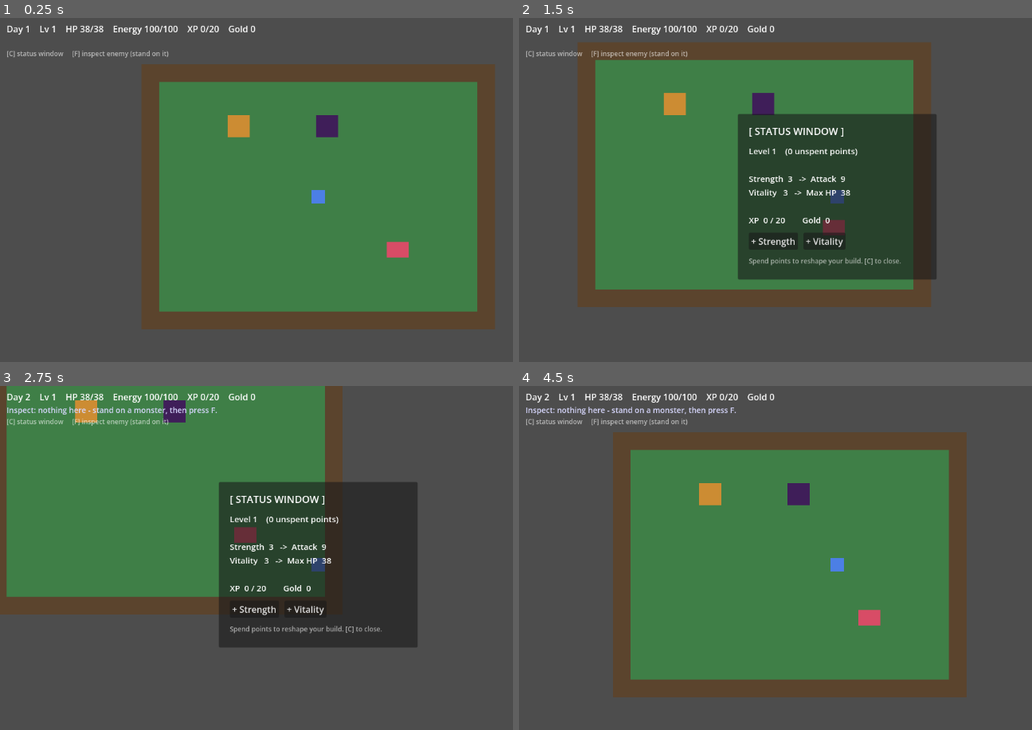
Above: before the commit, frames 1-4 (two rows, left to right).
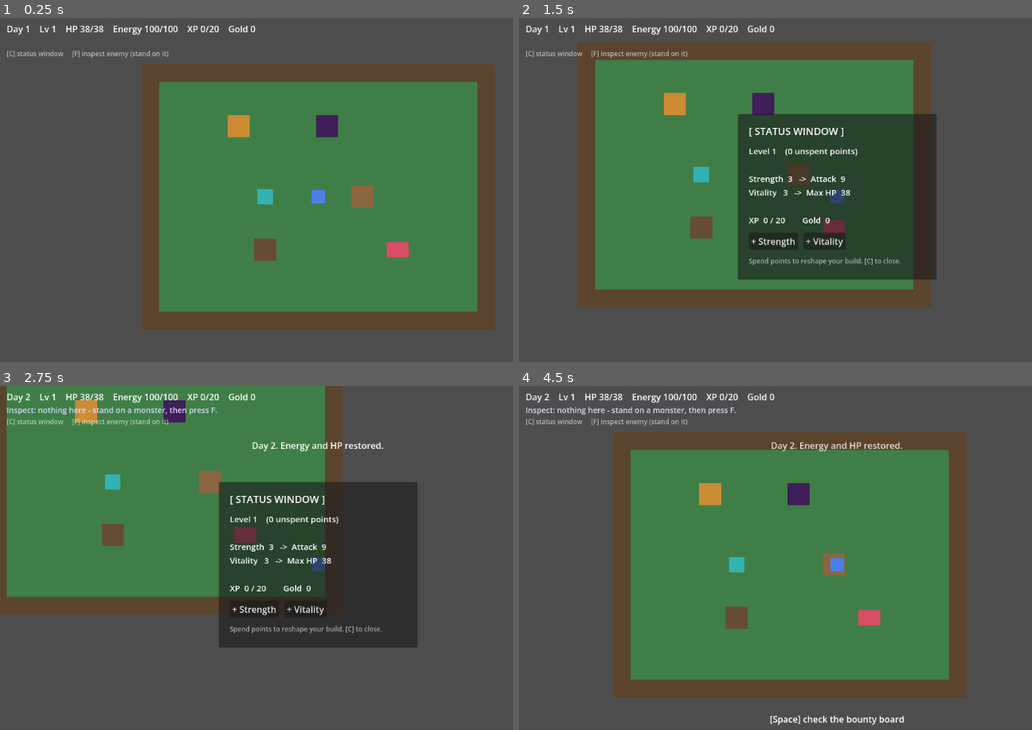
Above: after the commit, the same moments.

Repository: fkenmar/Altiare
Game: Godot game, scene res://scenes/World.tscn
Same seed, same stepped clock (60 frames per second), same inputs: the game is played once before the commit and once after it.
Inputs:
- Up to frame 1 (0.25 s): no input
- Up to frame 2 (1.5 s): tap Enter (ui_accept) at 0.5 s; hold D 0.53-1.28 s; hold Enter (ui_accept) 0.53-1.28 s; hold S from 1.28 s (still down); tap C at 1.35 s
- Up to frame 3 (2.75 s): tap Enter (ui_accept) at 1.52, 1.55, 1.82 s; release S at 2.03 s; hold D from 2.03 s (still down); hold Enter (ui_accept) from 2.03 s (still down); tap F at 2.1 s
- Up to frame 4 (4.5 s): tap F at 2.75, 3.5, 4.25, 4.35 s; release D at 2.78 s; release Enter (ui_accept) at 2.78 s; hold W 2.78-3.53 s; tap Enter (ui_accept) at 2.85, 3.02, 3.32 s; hold Enter (ui_accept) 3.53-4.28 s; hold A from 3.53 s (still down); tap C at 3.6 s

The runs differ from the first frame. In frame 1, 0.7% of the frame differs, in the area x 49-73%, y 48-71%; in frame 2, 0.7%; in frame 3, 0.9%; in frame 4, 1.1%, in the area x 40-75%, y 16-99%.

Commit message:
M4: cozy layer - NPC dialogue, tavern bounty, overnight garden, interact prompts

Diff:
--- a/scenes/Town.tscn
+++ b/scenes/Town.tscn
@@ -1,9 +1,12 @@
-[gd_scene load_steps=9 format=3]
+[gd_scene load_steps=13 format=3]
 
 [ext_resource type="Script" path="res://scripts/Town.gd" id="1_town"]
 [ext_resource type="Script" path="res://scripts/HouseEntrance.gd" id="2_house"]
 [ext_resource type="Script" path="res://scripts/Bed.gd" id="3_bed"]
 [ext_resource type="Script" path="res://scripts/DungeonDoor.gd" id="4_dungeon"]
+[ext_resource type="Script" path="res://scripts/NPC.gd" id="5_npc"]
+[ext_resource type="Script" path="res://scripts/QuestBoard.gd" id="6_board"]
+[ext_resource type="Script" path="res://scripts/GardenPlot.gd" id="7_garden"]
 
 [sub_resource type="RectangleShape2D" id="HWall"]
 size = Vector2(640, 32)
@@ -16,6 +19,9 @@
 
 [sub_resource type="RectangleShape2D" id="BedShape"]
 size = Vector2(40, 28)
+
+[sub_resource type="RectangleShape2D" id="NPCShape"]
+size = Vector2(28, 28)
 
 [node name="Town" type="Node2D"]
 script = ExtResource("1_town")
@@ -78,3 +84,43 @@
 
 [node name="CollisionShape2D" type="CollisionShape2D" parent="DungeonDoor"]
 shape = SubResource("Door")
+
+[node name="NPC" type="Area2D" parent="."]
+position = Vector2(224, 240)
+collision_layer = 0
+collision_mask = 2
+script = ExtResource("5_npc")
+npc_name = "Mira"
+
+[node name="Visual" type="Polygon2D" parent="NPC"]
+color = Color(0.2, 0.7, 0.7, 1)
+polygon = PackedVector2Array(-14, -14, 14, -14, 14, 14, -14, 14)
+
+[node name="CollisionShape2D" type="CollisionShape2D" parent="NPC"]
+shape = SubResource("NPCShape")
+
+[node name="QuestBoard" type="Area2D" parent="."]
+position = Vector2(400, 240)
+collision_layer = 0
+collision_mask = 2
+script = ExtResource("6_board")
+
+[node name="Visual" type="Polygon2D" parent="QuestBoard"]
+color = Color(0.55, 0.4, 0.25, 1)
+polygon = PackedVector2Array(-20, -20, 20, -20, 20, 20, -20, 20)
+
+[node name="CollisionShape2D" type="CollisionShape2D" parent="QuestBoard"]
+shape = SubResource("Door")
+
+[node name="GardenPlot" type="Area2D" parent="."]
+position = Vector2(224, 336)
+collision_layer = 0
+collision_mask = 2
+script = ExtResource("7_garden")
+
+[node name="Visual" type="Polygon2D" parent="GardenPlot"]
+color = Color(0.4, 0.3, 0.2, 1)
+polygon = PackedVector2Array(-20, -20, 20, -20, 20, 20, -20, 20)
+
+[node name="CollisionShape2D" type="CollisionShape2D" parent="GardenPlot"]
+shape = SubResource("Door")
--- a/scripts/Bed.gd
+++ b/scripts/Bed.gd
@@ -1,26 +1,11 @@
-extends Area2D
+extends "res://scripts/Interactable.gd"
 
-## The bed. While the player stands on it, pressing the interact key (ui_accept =
-## Space/Enter) advances the day via GameState and refills energy. Overlap is tracked
-## through its own signals (prefer signals — see CLAUDE.md); collision_mask is the
-## player layer so only the player counts.
+## The bed. Sleeping advances the day, refills energy, fully heals, and ripens crops.
 
-var _player_on_bed: bool = false
+func _on_ready() -> void:
+	prompt = "sleep"
 
-func _ready() -> void:
-	body_entered.connect(_on_body_entered)
-	body_exited.connect(_on_body_exited)
-
-func _on_body_entered(body: Node2D) -> void:
-	if body.is_in_group("player"):
-		_player_on_bed = true
-		print("On the bed — press Space/Enter to sleep.")
-
-func _on_body_exited(body: Node2D) -> void:
-	if body.is_in_group("player"):
-		_player_on_bed = false
-
-func _unhandled_input(event: InputEvent) -> void:
-	if _player_on_bed and event.is_action_pressed("ui_accept"):
-		GameState.sleep()
-		print("Day %d — energy refilled to %d." % [GameState.day, GameState.energy])
+func _interact() -> void:
+	GameState.sleep()
+	GameState.message_shown.emit("Day %d. Energy and HP restored." % GameState.day)
+	print("Day %d — energy %d, HP %d/%d." % [GameState.day, GameState.energy, GameState.hp, GameState.max_hp()])
--- a/scripts/GameState.gd
+++ b/scripts/GameState.gd
@@ -7,12 +7,15 @@
 
 signal stats_changed   ## anything that changes a tracked value emits this (HUD listens)
 signal player_fainted  ## hp hit 0 (combat) — the dungeon listens to send us home
+signal prompt_changed(text: String)  ## contextual "[Space] do X" prompt for the HUD
+signal message_shown(text: String)   ## transient popup line (dialogue/results) for the HUD
 
 # --- Tuning (magic numbers live up here, per conventions) ---
 const STARTING_DAY: int = 1
 const MAX_ENERGY: int = 100
 const ENERGY_PER_HIT: int = 10  # a dungeon run of a few fights should drain a full bar
 const POINTS_PER_LEVEL: int = 3
+const CROP_REWARD: int = 30
 
 const BASE_MAX_HP: int = 20
 const HP_PER_VIT: int = 6
@@ -36,6 +39,12 @@
 # --- Current vitals ---
 var hp: int = 0  # set to max in _ready once vitality is known
 
+# --- Cozy layer (M4): bounty board + overnight garden ---
+var monsters_slain: int = 0
+var bounty_goal: int = 3
+var bounty_reward: int = 25
+var crop_stage: int = 0  # 0 empty, 1 seeded, 2 growing, 3 ripe
+
 func _ready() -> void:
 	hp = max_hp()
 
@@ -50,11 +59,13 @@
 	return 20 + (level - 1) * 15
 
 # --- Day loop ---
-## Advance the world by one day; a good night's rest refills energy and fully heals.
+## Advance the world by one day; rest refills energy, fully heals, and grows crops.
 func sleep() -> void:
 	day += 1
 	energy = MAX_ENERGY
 	hp = max_hp()
+	if crop_stage == 1 or crop_stage == 2:
+		crop_stage += 1  # seed -> growing -> ripe over two nights
 	stats_changed.emit()
 
 # --- Combat-facing mutations ---
@@ -79,6 +90,10 @@
 	gold += amount
 	stats_changed.emit()
 
+func record_kill() -> void:
+	monsters_slain += 1
+	stats_changed.emit()
+
 func _level_up() -> void:
 	level += 1
 	unspent_points += POINTS_PER_LEVEL
@@ -100,3 +115,34 @@
 	unspent_points -= 1
 	stats_changed.emit()
 	return true
+
+# --- Cozy layer (M4): tavern bounties + the overnight garden ---
+## Claim the monster-slaying bounty if earned; each completion raises the next one.
+func claim_bounty() -> String:
+	if monsters_slain >= bounty_goal:
+		var reward := bounty_reward
+		gold += reward
+		monsters_slain -= bounty_goal
+		bounty_goal += 2
+		bounty_reward += 15
+		stats_changed.emit()
+		return "Bounty complete! +%d gold. Next: slay %d monsters for %d gold." % [reward, bounty_goal, bounty_reward]
+	return "Bounty: slay %d monsters for %d gold (%d/%d so far)." % [bounty_goal, bounty_reward, monsters_slain, bounty_goal]
+
+## Tend the garden plot: plant when empty, harvest when ripe, otherwise wait.
+func plant_crop() -> String:
+	if crop_stage == 0:
+		crop_stage = 1
+		stats_changed.emit()
+		return "You plant a seed. Sleep a night or two and come back."
+	if crop_stage == 3:
+		return harvest_crop()
+	return "The crop is still growing. Sleep to help it ripen."
+
+func harvest_crop() -> String:
+	if crop_stage == 3:
+		gold += CROP_REWARD
+		crop_stage = 0
+		stats_changed.emit()
+		return "You harvest a ripe crop! +%d gold." % CROP_REWARD
+	return "Nothing ripe to harvest yet."
--- /dev/null
+++ b/scripts/GardenPlot.gd
@@ -0,0 +1,30 @@
+extends "res://scripts/Interactable.gd"
+
+## The garden plot — the overnight snowball. Plant a seed, sleep a couple of nights,
+## harvest for gold: the reason to want tomorrow. Its colour reflects the growth stage,
+## refreshed whenever GameState changes (e.g. after sleeping).
+
+@onready var _visual: Polygon2D = $Visual
+
+const STAGE_COLORS := [
+	Color(0.40, 0.30, 0.20),  # 0 empty dirt
+	Color(0.45, 0.38, 0.22),  # 1 seeded
+	Color(0.30, 0.55, 0.25),  # 2 growing
+	Color(0.85, 0.75, 0.25),  # 3 ripe
+]
+
+func _on_ready() -> void:
+	GameState.stats_changed.connect(_update_visual)
+	_update_visual()
+
+func get_prompt() -> String:
+	match GameState.crop_stage:
+		0: return "plant a seed"
+		3: return "harvest the crop"
+		_: return "let the crop grow"
+
+func _interact() -> void:
+	GameState.message_shown.emit(GameState.plant_crop())
+
+func _update_visual() -> void:
+	_visual.color = STAGE_COLORS[clampi(GameState.crop_stage, 0, 3)]
--- a/scripts/HUD.gd
+++ b/scripts/HUD.gd
@@ -14,10 +14,15 @@
 var _status_panel: Panel
 var _status_text: Label
 var _status_open := false
+var _prompt: Label
+var _message: Label
+var _msg_tween: Tween
 
 func _ready() -> void:
 	_build_ui()
 	GameState.stats_changed.connect(_refresh)
+	GameState.prompt_changed.connect(_on_prompt)
+	GameState.message_shown.connect(_on_message)
 	_refresh()
 
 func _build_ui() -> void:
@@ -38,6 +43,33 @@
 	hint.add_theme_font_size_override("font_size", 12)
 	hint.modulate = Color(1, 1, 1, 0.6)
 	add_child(hint)
+
+	# Transient message (dialogue, harvest/bounty results), top-centre, fades out.
+	_message = Label.new()
+	_message.anchor_left = 0.5
+	_message.anchor_right = 0.5
+	_message.offset_left = -320
+	_message.offset_right = 320
+	_message.offset_top = 96
+	_message.offset_bottom = 124
+	_message.horizontal_alignment = HORIZONTAL_ALIGNMENT_CENTER
+	_message.add_theme_font_size_override("font_size", 16)
+	_message.modulate = Color(1, 1, 1, 0)
+	add_child(_message)
+
+	# Contextual interact prompt, bottom-centre.
+	_prompt = Label.new()
+	_prompt.anchor_left = 0.5
+	_prompt.anchor_right = 0.5
+	_prompt.anchor_top = 1.0
+	_prompt.anchor_bottom = 1.0
+	_prompt.offset_left = -320
+	_prompt.offset_right = 320
+	_prompt.offset_top = -56
+	_prompt.offset_bottom = -28
+	_prompt.horizontal_alignment = HORIZONTAL_ALIGNMENT_CENTER
+	_prompt.add_theme_font_size_override("font_size", 16)
+	add_child(_prompt)
 
 	# --- Status Window: centered, hidden until toggled ---
 	_status_panel = Panel.new()
@@ -121,3 +153,16 @@
 			GameState.strength, GameState.attack_power(),
 			GameState.vitality, GameState.max_hp(),
 			GameState.xp, GameState.xp_to_next(), GameState.gold]
+
+func _on_prompt(text: String) -> void:
+	_prompt.text = ("[Space] " + text) if text != "" else ""
+
+## Show a transient line (dialogue / harvest / bounty result), then fade it out.
+func _on_message(text: String) -> void:
+	_message.text = text
+	_message.modulate = Color(1, 1, 1, 1)
+	if _msg_tween != null and _msg_tween.is_valid():
+		_msg_tween.kill()
+	_msg_tween = create_tween()
+	_msg_tween.tween_interval(2.5)
+	_msg_tween.tween_property(_message, "modulate:a", 0.0, 1.0)
--- /dev/null
+++ b/scripts/Interactable.gd
@@ -0,0 +1,38 @@
+extends Area2D
+
+## Base for "stand on it, press the interact key (ui_accept)" objects (bed, NPCs,
+## bounty board, garden). Subclasses set `prompt` (or override get_prompt) and override
+## _interact(). collision_mask is the player layer, so only the player trips it; the
+## contextual prompt is routed to the HUD through GameState.prompt_changed.
+
+@export var prompt: String = "interact"
+
+var _player_in_range: bool = false
+
+func _ready() -> void:
+	body_entered.connect(_on_entered)
+	body_exited.connect(_on_exited)
+	_on_ready()
+
+func _on_ready() -> void:
+	pass  # subclass setup hook
+
+func get_prompt() -> String:
+	return prompt  # subclasses may override for stateful prompts
+
+func _on_entered(body: Node2D) -> void:
+	if body.is_in_group("player"):
+		_player_in_range = true
+		GameState.prompt_changed.emit(get_prompt())
+
+func _on_exited(body: Node2D) -> void:
+	if body.is_in_group("player"):
+		_player_in_range = false
+		GameState.prompt_changed.emit("")
+
+func _unhandled_input(event: InputEvent) -> void:
+	if _player_in_range and event.is_action_pressed("ui_accept"):
+		_interact()
+
+func _interact() -> void:
+	pass  # subclass overrides
--- a/scripts/Monster.gd
+++ b/scripts/Monster.gd
@@ -71,6 +71,7 @@
 func _die() -> void:
 	GameState.gain_xp(xp_reward)
 	GameState.add_gold(gold_reward)
+	GameState.record_kill()  # counts toward the tavern bounty
 	print("%s defeated! +%d XP, +%d gold. (Lvl %d, %d/%d XP)" % [
 		monster_name, xp_reward, gold_reward, GameState.level, GameState.xp, GameState.xp_to_next()])
 	queue_free()
--- /dev/null
+++ b/scripts/NPC.gd
@@ -0,0 +1,22 @@
+extends "res://scripts/Interactable.gd"
+
+## A villager you can talk to. Cycles through its dialogue lines on each interact —
+## the cheap way to make the town feel inhabited.
+
+@export var npc_name: String = "Villager"
+@export var lines: PackedStringArray = PackedStringArray([
+	"Oh! A new face. Welcome to the frontier, traveler.",
+	"That cave at the edge of town? Monsters. Strong folk descend to grow stronger.",
+	"Me, I just tend my garden. There's a free plot if you fancy trying.",
+])
+
+var _line: int = 0
+
+func _on_ready() -> void:
+	prompt = "talk to %s" % npc_name
+
+func _interact() -> void:
+	if lines.is_empty():
+		return
+	GameState.message_shown.emit("%s: %s" % [npc_name, lines[_line]])
+	_line = (_line + 1) % lines.size()
--- /dev/null
+++ b/scripts/QuestBoard.gd
@@ -0,0 +1,10 @@
+extends "res://scripts/Interactable.gd"
+
+## The tavern bounty board. Claim a monster-slaying bounty for gold; each completion
+## raises the next one — a non-combat reason to keep coming back to town.
+
+func _on_ready() -> void:
+	prompt = "check the bounty board"
+
+func _interact() -> void:
+	GameState.message_shown.emit(GameState.claim_bounty())
